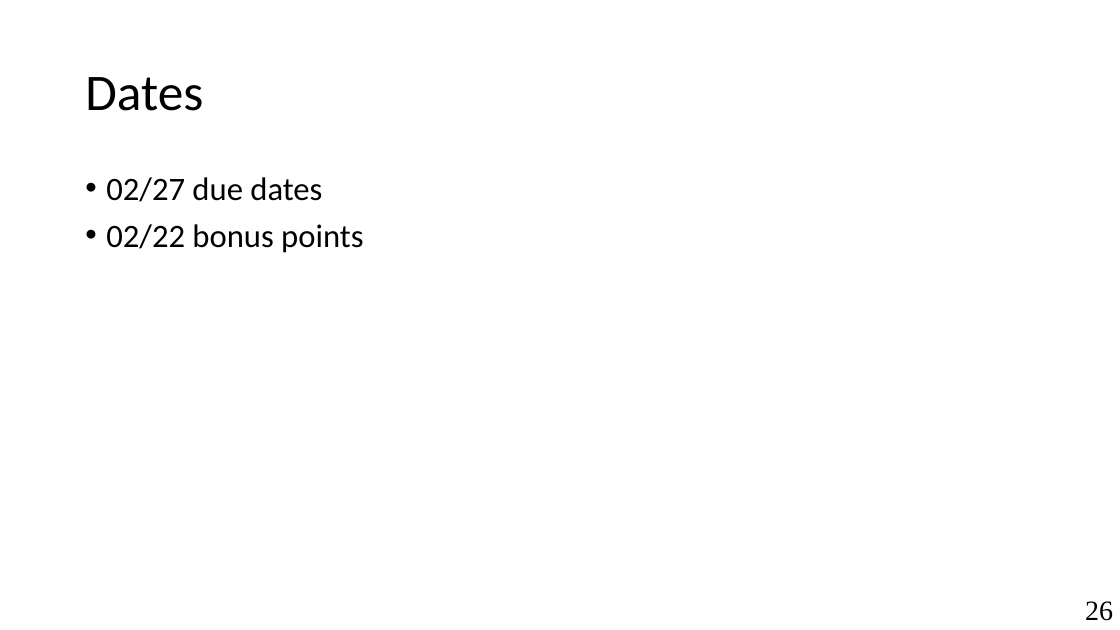
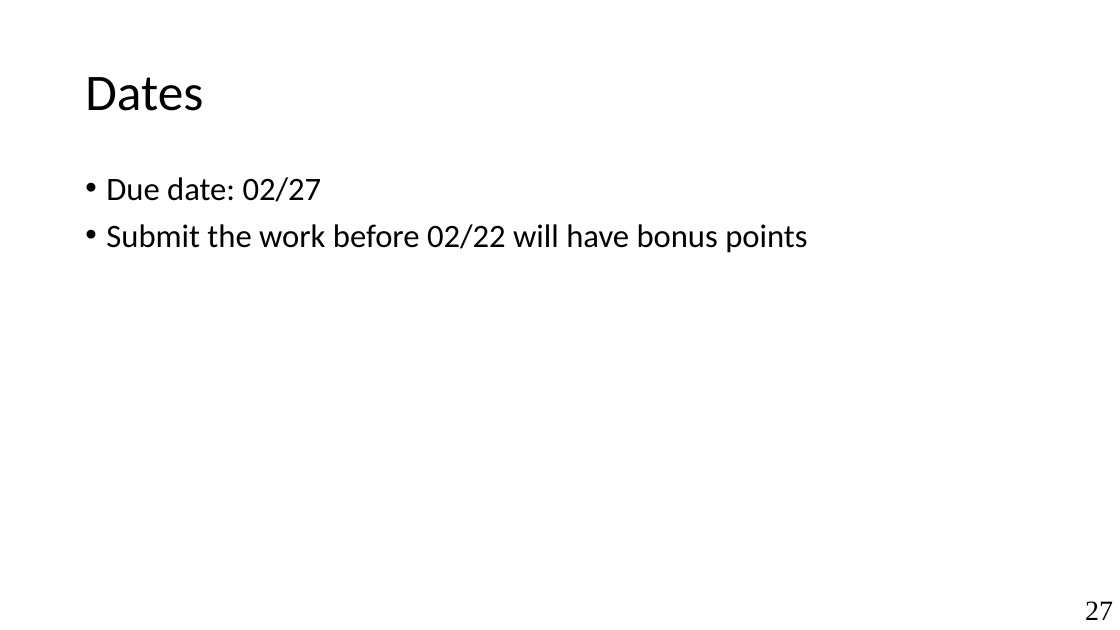
Before and after one commit to antoniobianchi333/cs408, a slide deck: slide 27 of labs/lab1/slides/lab1_intro.pptx (slide 26 before the commit). Drawn at 1120x630 pixels with LibreOffice and Linux fonts; fonts in the diff are those of the drawing. Boxes give left, top, right and bottom in pixels: in the first picture for what was removed or moved away, otherwise in the second. Text is boxed around its words. In the diff, an @@ line names an element or a change of style, - is before the commit and + after.

```diff
--- a/labs/lab1/slides/lab1_intro.pptx
+++ b/labs/lab1/slides/lab1_intro.pptx
@@ text at (x1=106, y1=177, x2=807, y2=253): text changed @@
-• 02/27 due dates
-• 02/22 bonus points
+• Due date: 02/27
+• Submit the work before 02/22 will have bonus points
@@ page number at (x1=1085, y1=601, x2=1113, y2=620): text changed @@
-26
+27
```
Also in this commit, not shown: 2 slides added, 1 slide removed, 1 other file.
